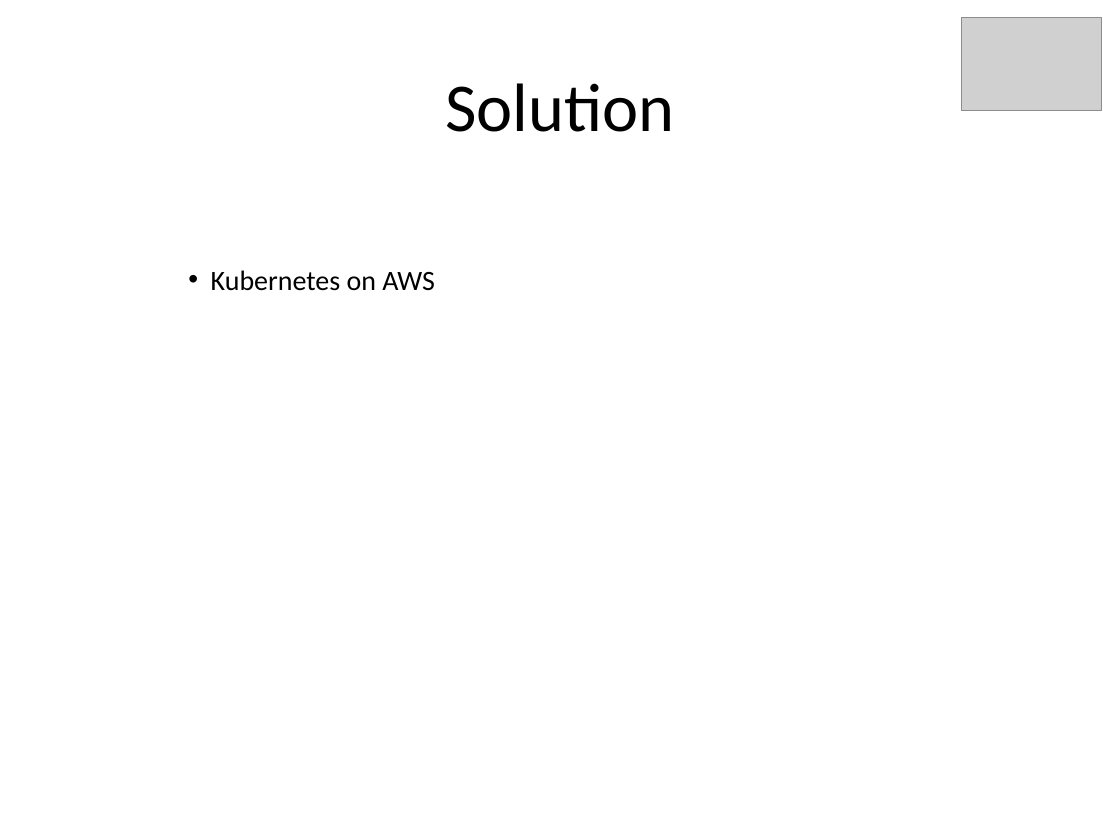
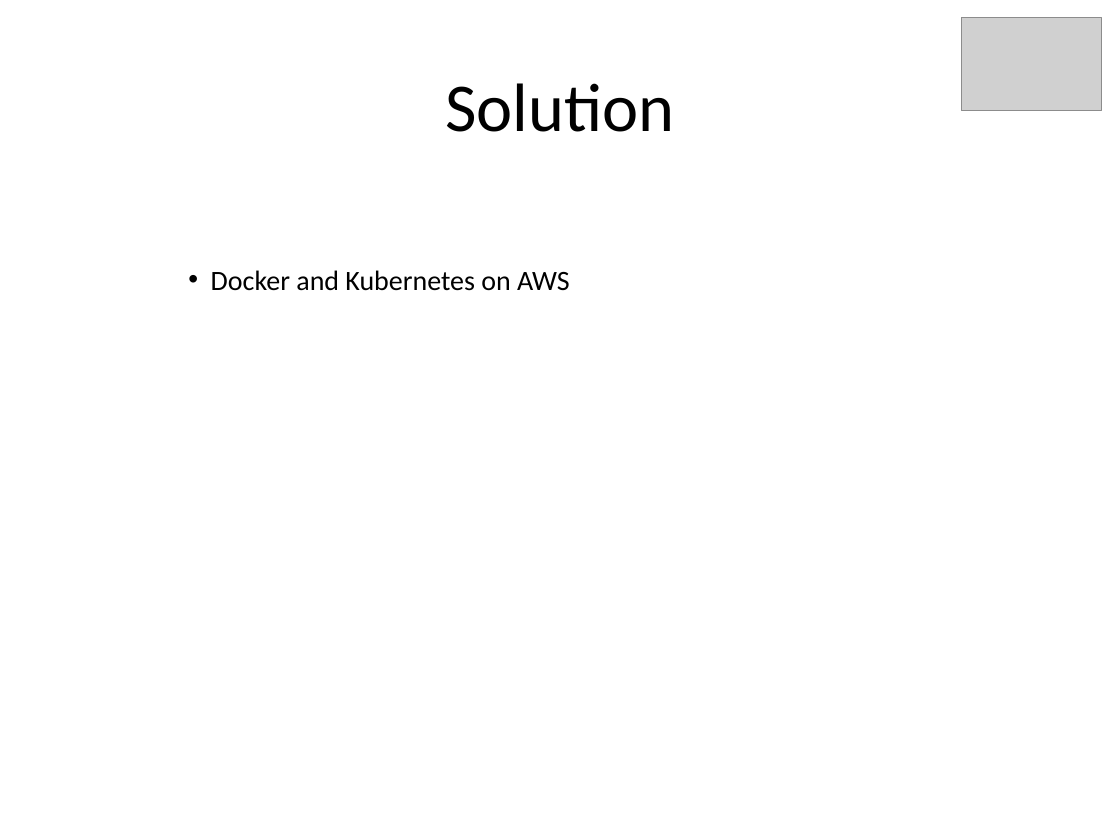
Before and after one commit to kskalvar/kubernetes-aws, a slide deck: slide 4 of docs/Docker-and-Kubernetes-on-AWS-QuickStart.pptx. Drawn at 1120x840 pixels with LibreOffice and Linux fonts; fonts in the diff are those of the drawing; grey boxes stand for pictures. Boxes give left, top, right and bottom in pixels: in the first picture for what was removed or moved away, otherwise in the second. Text is boxed around its words. In the diff, an @@ line names an element or a change of style, - is before the commit and + after.

```diff
--- a/docs/Docker-and-Kubernetes-on-AWS-QuickStart.pptx
+++ b/docs/Docker-and-Kubernetes-on-AWS-QuickStart.pptx
@@ text at (211, 270, 570, 291): text changed @@
-• Kubernetes on AWS
+• Docker and Kubernetes on AWS
```
Also in this commit, not shown: 3 other slides changed.
